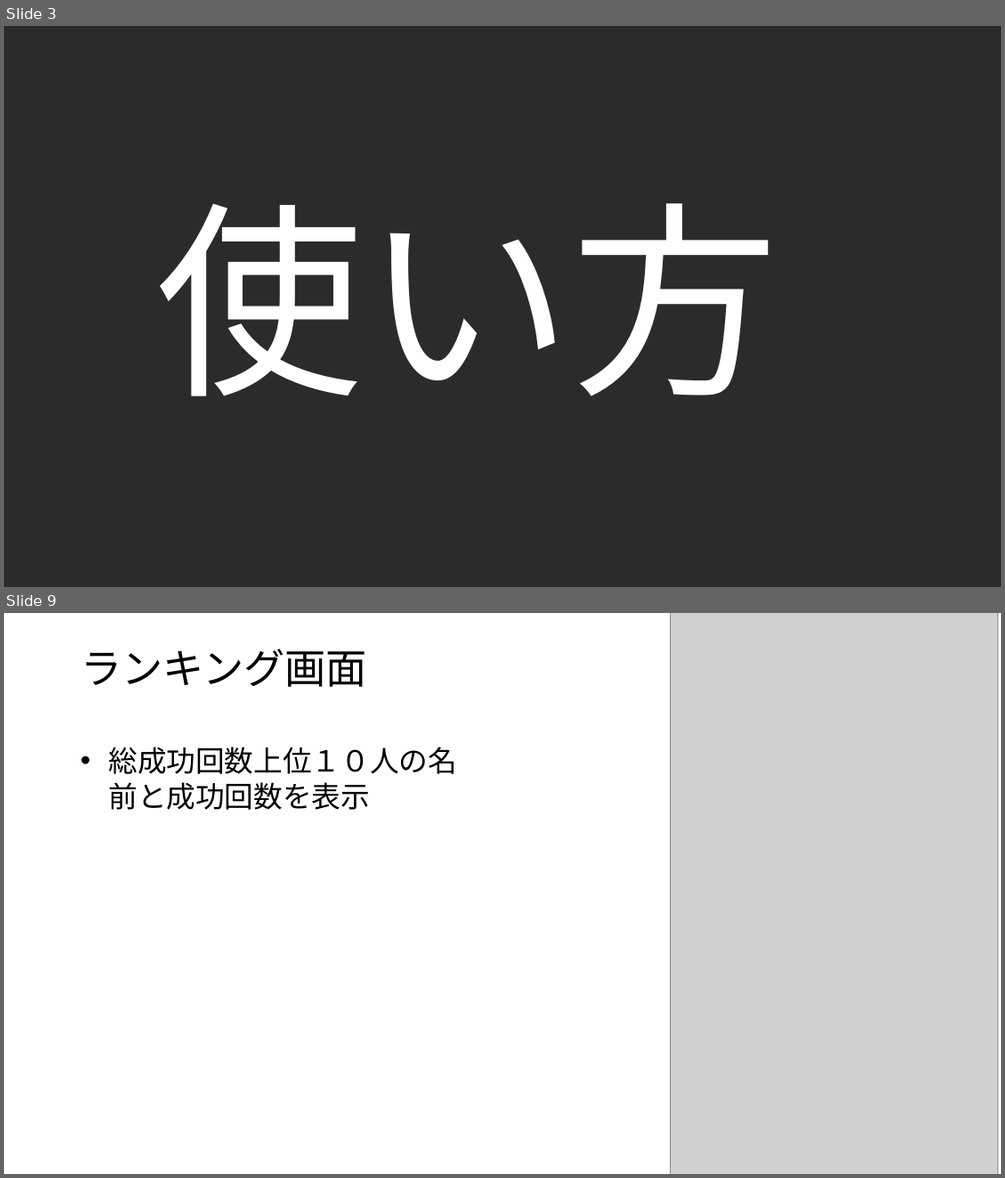
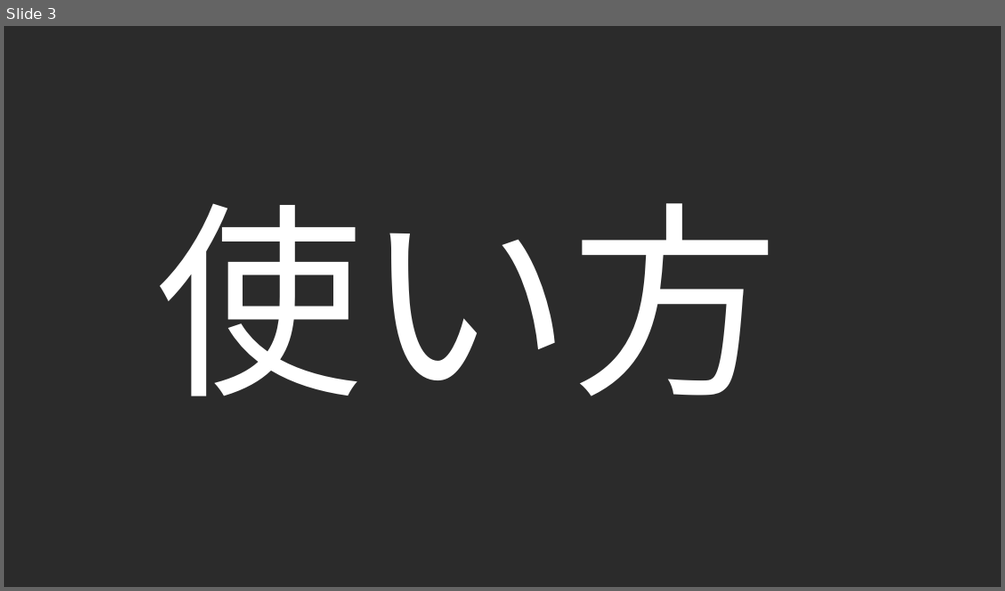
Before and after one commit to jack-app/jackhack2018_F, a slide deck: htmlcss/pptx/teamF.pptx. Shown one above the other, each under a label of ours: slides 3 and 9 before the commit, slide 3 after it; the slides between them are not shown. The pictures are 1005x1178 and 1005x591 pixels, drawn with LibreOffice and Linux fonts; fonts in the diff are those of the drawing; grey boxes stand for pictures; background and template pictures are left out; a plain dark background stands for a picture behind light text. Boxes give left, top, right and bottom in pixels: in the first picture for what was removed or moved away, otherwise in the second. Text is boxed around its words. In the diff, an @@ line names an element or a change of style, - is before the commit and + after.

```diff
--- a/htmlcss/pptx/teamF.pptx
+++ b/htmlcss/pptx/teamF.pptx
@@ slide 9 removed at box(4, 613, 1001, 1174), background #FFFFFF @@
@@ picture removed at box(671, 613, 998, 1174) @@
@@ title removed at box(81, 649, 367, 687) @@
-ランキング画面
@@ text removed at box(108, 747, 456, 774) @@
-• 総成功回数上位１０人の名前と成功回数を表示
```
Also in this commit, not shown: 6 slides changed, 1 slide added.
